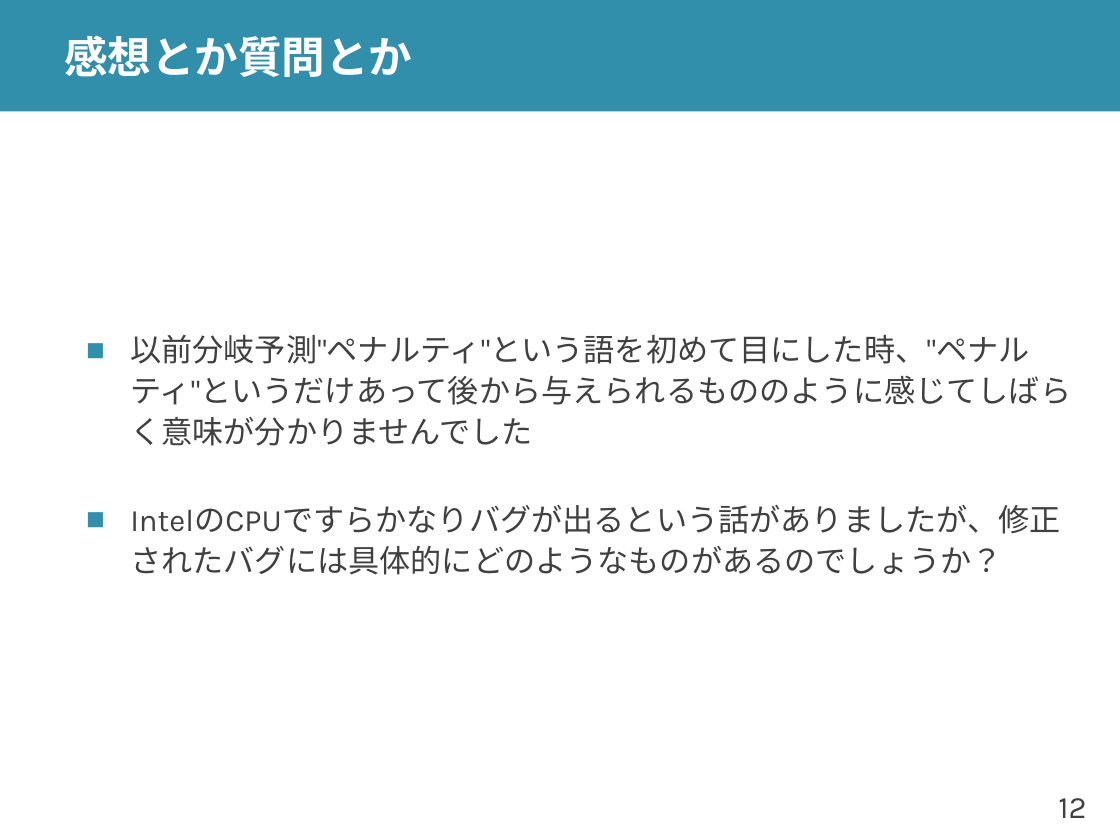
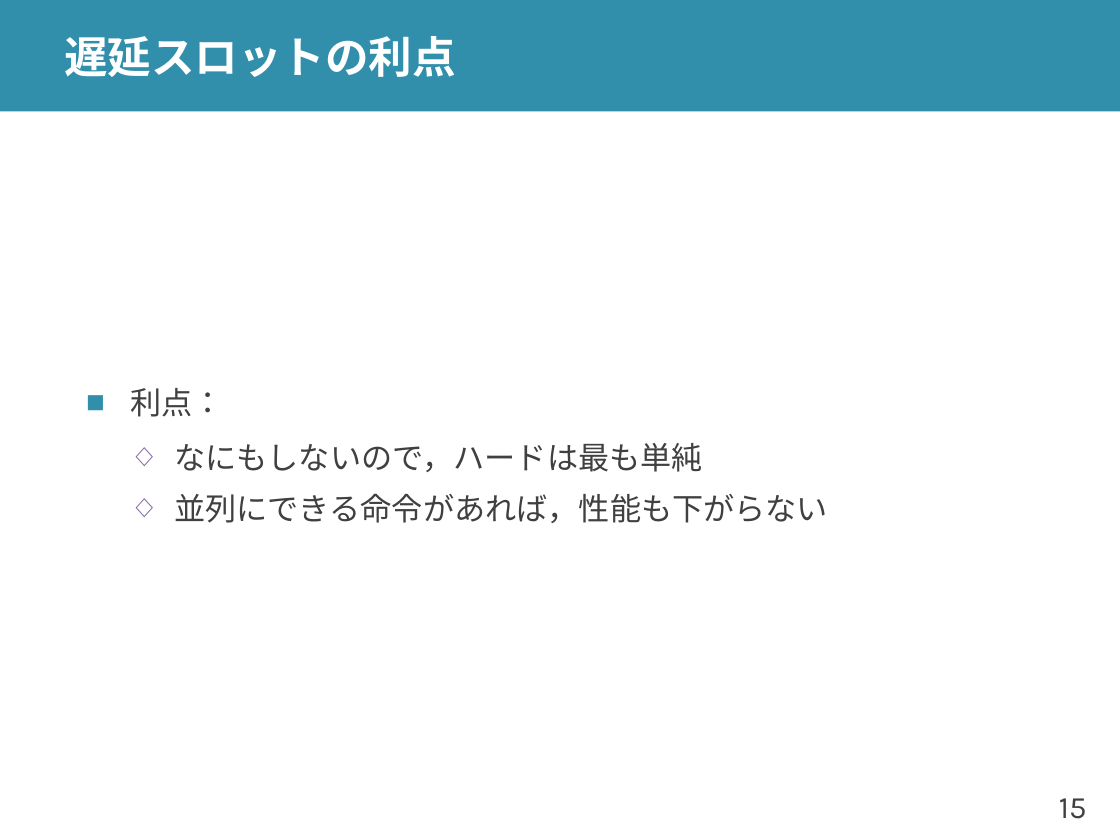
Before and after one commit to shioyadan/advanced-computer-organization, a slide deck: slide 15 of aco-shioya-05.pptx (slide 12 before the commit). Drawn at 1120x840 pixels with LibreOffice and Linux fonts; fonts in the diff are those of the drawing. Boxes give left, top, right and bottom in pixels: in the first picture for what was removed or moved away, otherwise in the second. Text is boxed around its words. In the diff, an @@ line names an element or a change of style, - is before the commit and + after.

Commit message:
第4回でおわらなかった非構造ハザードを次の回に移動

```diff
--- a/aco-shioya-05.pptx
+++ b/aco-shioya-05.pptx
@@ title at (x1=64, y1=36, x2=455, y2=77): text changed @@
-感想とか質問とか
+遅延スロットの利点
@@ text at (x1=130, y1=388, x2=828, y2=523): text changed @@
-■ 以前分岐予測"ペナルティ"という語を初めて目にした時、"ペナルティ"というだけあって後から与えられるもののように感じてしばらく意味が分かりませんでした
-■ IntelのCPUですらかなりバグが出るという話がありましたが、修正されたバグには具体的にどのようなものがあるのでしょうか？
+■ 利点：
+  ◇ なにもしないので，ハードは最も単純
+  ◇ 並列にできる命令があれば，性能も下がらない
@@ page number at (x1=1059, y1=798, x2=1087, y2=819): text changed @@
-12
+15
```
Also in this commit, not shown: 7 other slides changed, 30 slides added, 7 slides removed, 3 other files.
